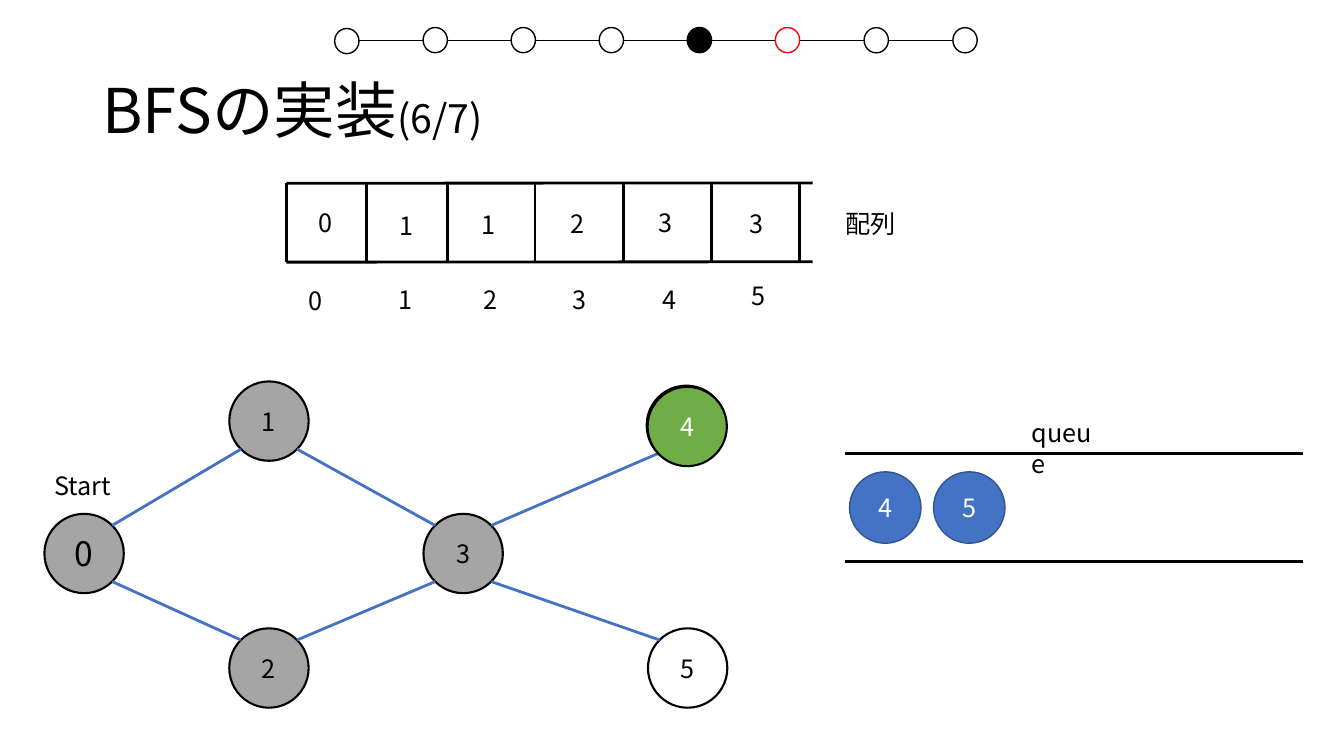
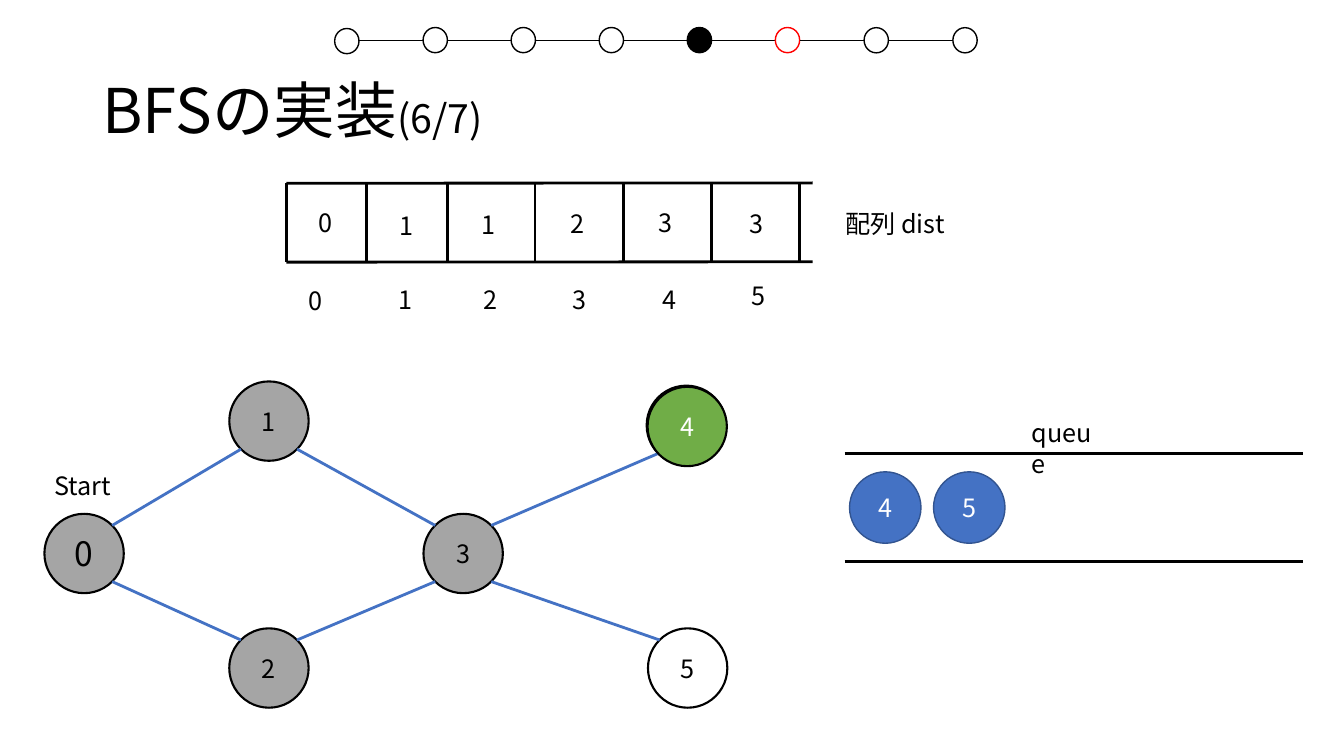
Before and after one commit to YokoyamaLab/cp-workshop, a slide deck: slide 14 of 230428/井桁発表/HirotoIgeta.pptx. Drawn at 1344x756 pixels with LibreOffice and Linux fonts; fonts in the diff are those of the drawing. Boxes give left, top, right and bottom in pixels: in the first picture for what was removed or moved away, otherwise in the second. Text is boxed around its words. In the diff, an @@ line names an element or a change of style, - is before the commit and + after.

```diff
--- a/230428/井桁発表/HirotoIgeta.pptx
+++ b/230428/井桁発表/HirotoIgeta.pptx
@@ text at (845,212,944,235): text changed @@
-配列
+配列 dist
```
Also in this commit, not shown: 6 other slides changed, 1 other file.
